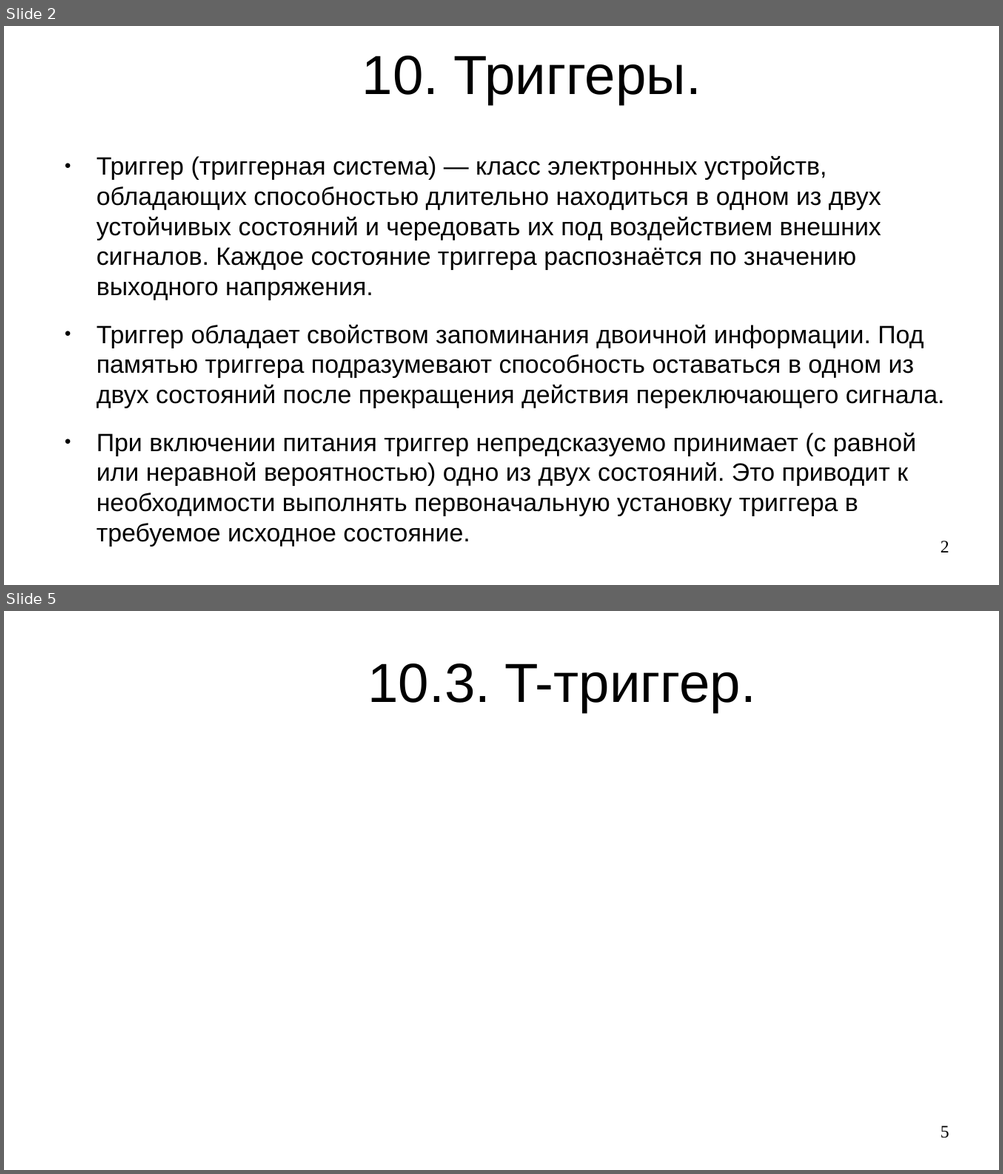
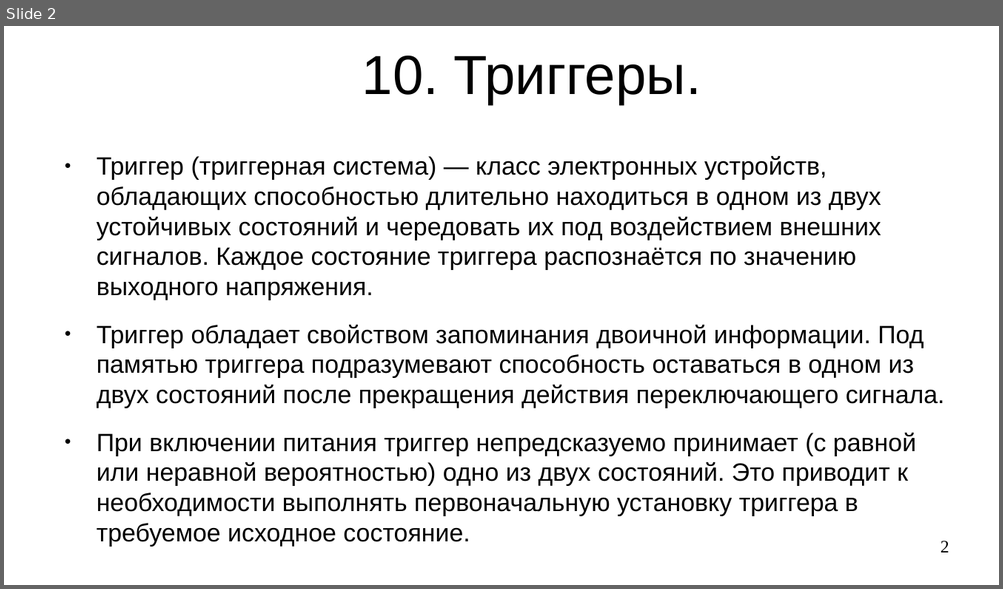
Before and after one commit to steelcraft/stud-lab, a slide deck: Лекции/СBDS01#L6.odp. Shown one above the other, each under a label of ours: slides 2 and 5 before the commit, slide 2 after it; the slides between them are not shown. The pictures are 1003x1174 and 1003x589 pixels, drawn with LibreOffice and Linux fonts; fonts in the diff are those of the drawing. Boxes give left, top, right and bottom in pixels: in the first picture for what was removed or moved away, otherwise in the second. Text is boxed around its words. In the diff, an @@ line names an element or a change of style, - is before the commit and + after.

```diff
--- a/Лекции/СBDS01#L6.odp
+++ b/Лекции/СBDS01#L6.odp
@@ slide 5 removed at box(4, 611, 999, 1170), background #FFFFFF @@
@@ title removed at box(368, 664, 755, 712) @@
-10.3. T-триггер.
@@ page number removed at box(940, 1126, 949, 1139) @@
-5
```
Also in this commit, not shown: 4 slides added, 4 other slides removed, 1 other file.
